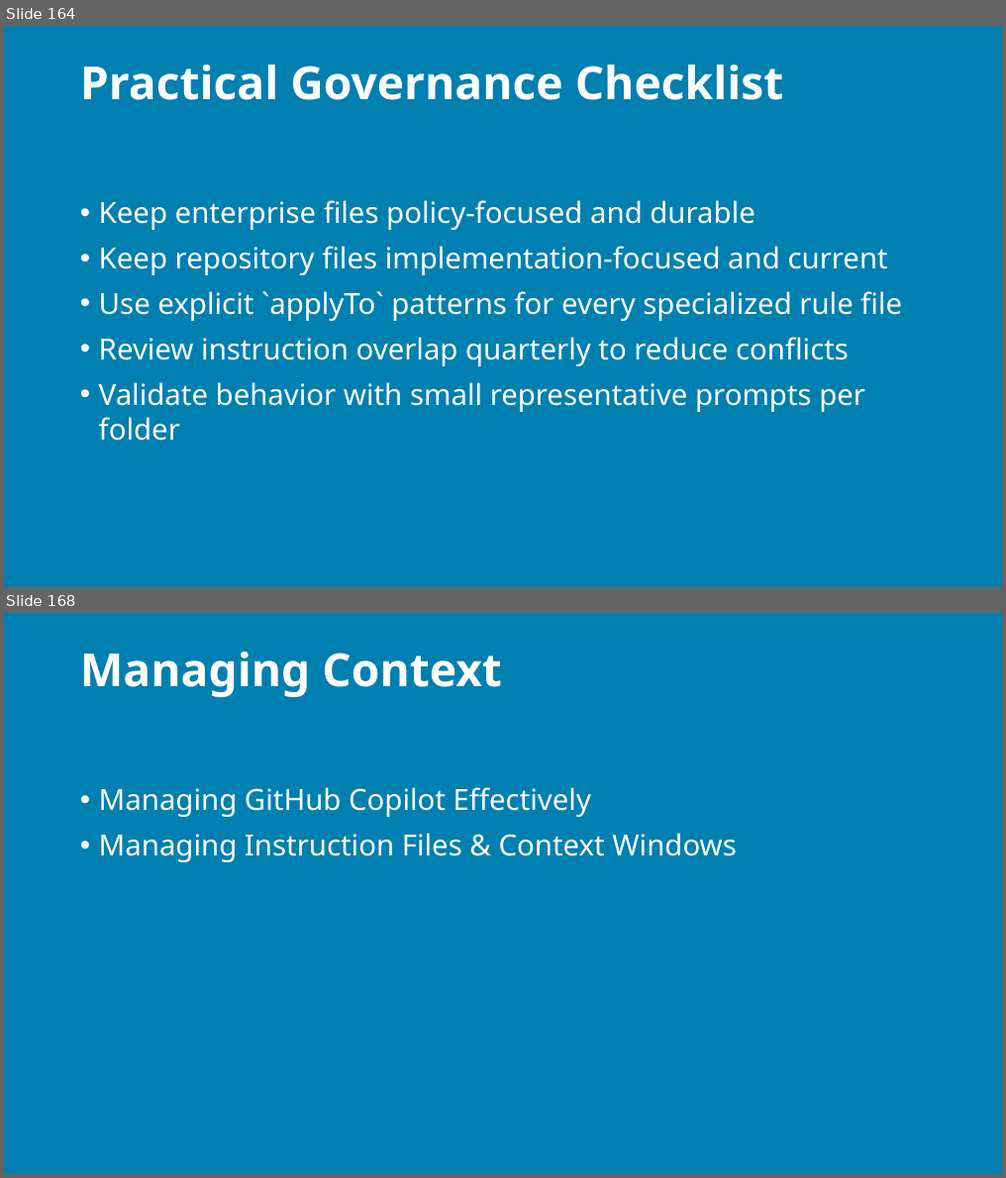
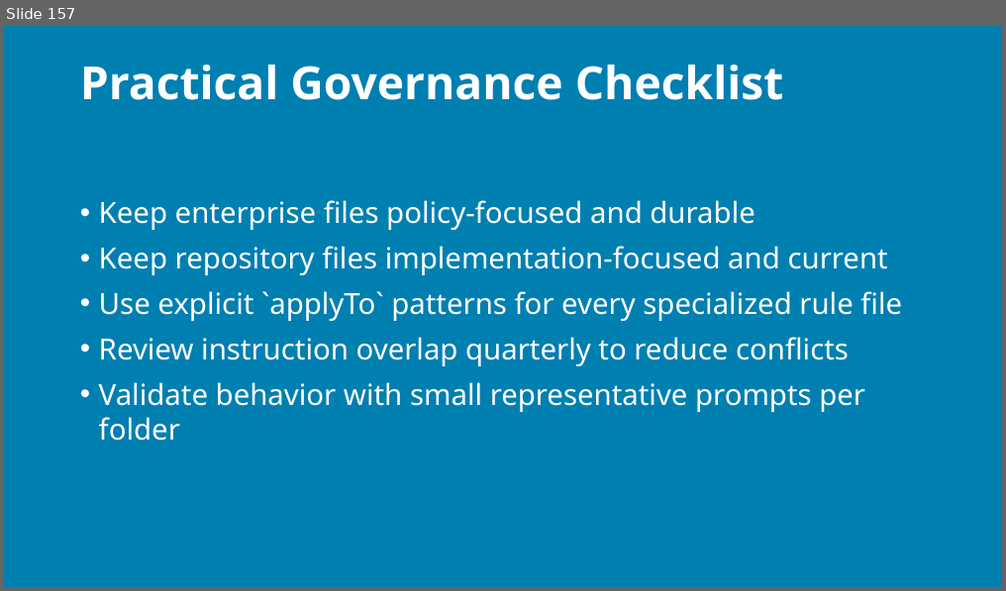
Before and after one commit to j0hnnymiller/AI-Assisted-Software-Development, a slide deck: slides/output/aiasd-311-monday-draft.pptx. Shown one above the other, each under a label of ours: slides 164 and 168 before the commit, slide 157 after it; the slides between them are not shown. The pictures are 1006x1178 and 1006x591 pixels, drawn with LibreOffice and Linux fonts; fonts in the diff are those of the drawing; background and template pictures are left out. Boxes give left, top, right and bottom in pixels: in the first picture for what was removed or moved away, otherwise in the second. Text is boxed around its words. In the diff, an @@ line names an element or a change of style, - is before the commit and + after.

```diff
--- a/slides/output/aiasd-311-monday-draft.pptx
+++ b/slides/output/aiasd-311-monday-draft.pptx
@@ slide 168 removed at [4,613,1002,1174], background picture (left out) @@
@@ title removed at [80,652,502,697] @@
-Managing Context
@@ text removed at [99,787,736,862] @@
-• Managing GitHub Copilot Effectively
-• Managing Instruction Files & Context Windows
@@ what was slide 164 is now slide 157 @@
```
Also in this commit, not shown: 130 slides changed, 3 slides added, 24 other slides removed, 31 other files.
